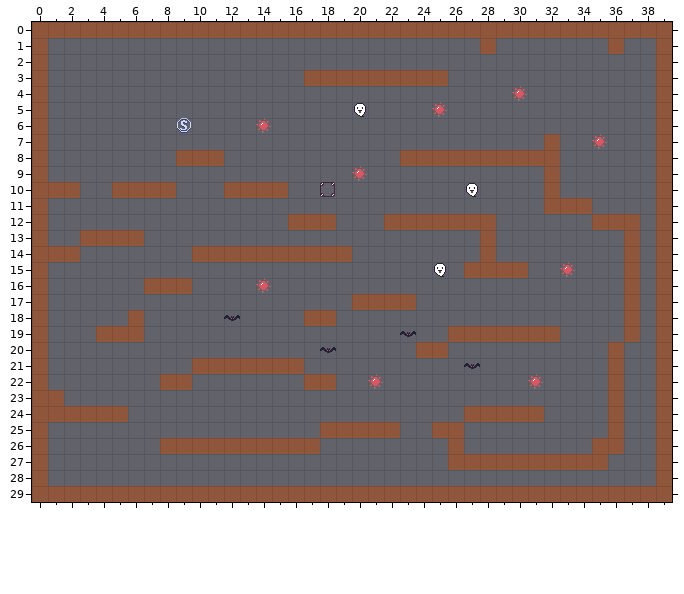
Tiled map -- Platformer/assets/data/001.tmx. This is how it looked before the edit.
Cells are 16x16 px. Shown: x 0..39, y 0..29.
After:
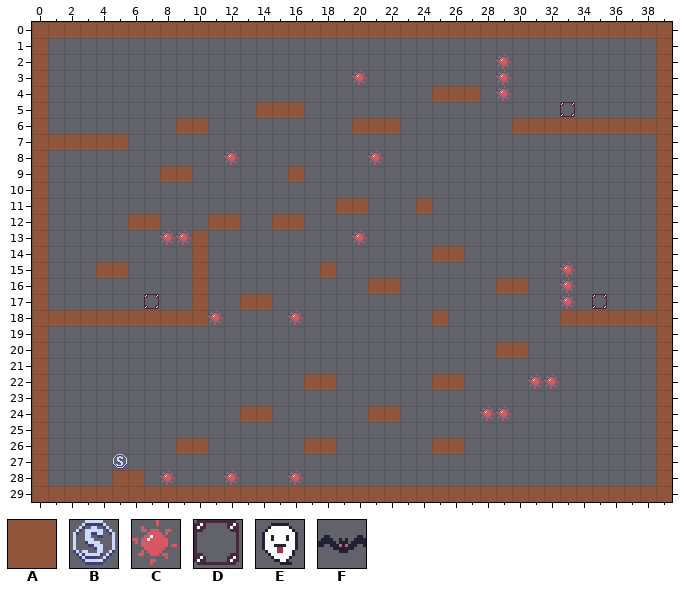
Key: from "tileset": A 0, B 8, C 9, D 10, E 11, F 12.
_ is an empty cell, . an unchanged one.
From old to new:
--- layer "wall"
@@ x 28..36 @@
- 1 A.......A
+ 1 _......._
@@ x 1..38 @@
- 3 ................AAAAAAAAA.............
- 4 ........................___...........
- 5 .............___......................
- 6 ........__.........___......._________
- 7 _____..........................A......
- 8 ........AAA...........AAAAAAAAAA......
- 9 .......__......_...............A......
-10 AA..AAAA...AAAA................A......
-11 ..................__..._.......AAA....
-12 .....__...__.._.AA...AAAAAAA......AAA.
-13 ..AAAA..._.................A........A.
-14 AA........AAAAAAAAA.....__.A........A.
-15 ...__...._......._........AAAA......A.
-16 ......AAA_..........__......__......A.
-17 ........._..__.....AAAA.............A.
-18 _____.____......AA......_.......____._
-19 ...AAA...................AAAAAAA....A.
-20 .......................AA...__.....A..
-21 .........AAAAAAA...................A..
-22 .......AA...............__.........A..
-23 A..................................A..
-24 AAAAA.......__......__....AAAAA....A..
-25 .................AAAAA..AA.........A..
-26 .......A..AAAAAA._......_.........AA..
-27 .........................AAAAAAAAAA...
-28 ....__................................
+ 3 ................_________.............
+ 4 ........................AAA...........
+ 5 .............AAA......................
+ 6 ........AA.........AAA.......AAAAAAAAA
+ 7 AAAAA.........................._......
+ 8 ........___...........__________......
+ 9 .......AA......A..............._......
+10 __..____...____................_......
+11 ..................AA...A.......___....
+12 .....AA...AA..A.__..._______......___.
+13 ..____...A................._........_.
+14 __........_________.....AA._........_.
+15 ...AA....A.......A........____......_.
+16 ......___A..........AA......AA......_.
+17 .........A..AA.....____............._.
+18 AAAAA.AAAA......__......A.......AAAA.A
+19 ...___..................._______...._.
+20 .......................__...AA....._..
+21 ........._______..................._..
+22 .......__...............AA........._..
+23 _.................................._..
+24 _____.......AA......AA...._____...._..
+25 ................._____..__........._..
+26 ......._..______.A......A.........__..
+27 .........................__________...
+28 ....AA................................
--- layer "object"
@@ x 9..35 @@
- 2 ...................._......
- 3 ..........._........_......
- 4 ...................._C.....
- 5 ...........E....C......._..
- 6 B....C.....................
- 7 ..........................C
- 8 ..._........_..............
- 9 ...........C...............
-10 .........D........E........
+ 2 ....................C......
+ 3 ...........C........C......
+ 4 ....................C_.....
+ 5 ..........._...._.......D..
+ 6 _...._.....................
+ 7 .........................._
+ 8 ...C........C..............
+ 9 ..........._...............
+10 ........._........_........
@@ x 8..20 @@
-13 __.........._
+13 CC..........C
@@ x 7..35 @@
-15 ..................E..........
-16 .......C.................._..
-17 _........................._._
-18 ...._F..._...................
-19 ................F............
-20 ...........F.................
-21 ....................F........
-22 ..............C.........._...
+15 .................._..........
+16 ......._..................C..
+17 D.........................C.D
+18 ....C_...C...................
+19 ................_............
+20 ..........._.................
+21 ...................._........
+22 .............._..........C...
@@ x 28..29 @@
-24 __
+24 CC
@@ x 5..16 @@
-27 _...........
-28 ..._..._..._
+27 B...........
+28 ...C...C...C
Changed places in both pictures, as pixel boxes (x1, y1, x2, y2):
changed: (48, 38, 656, 486)
